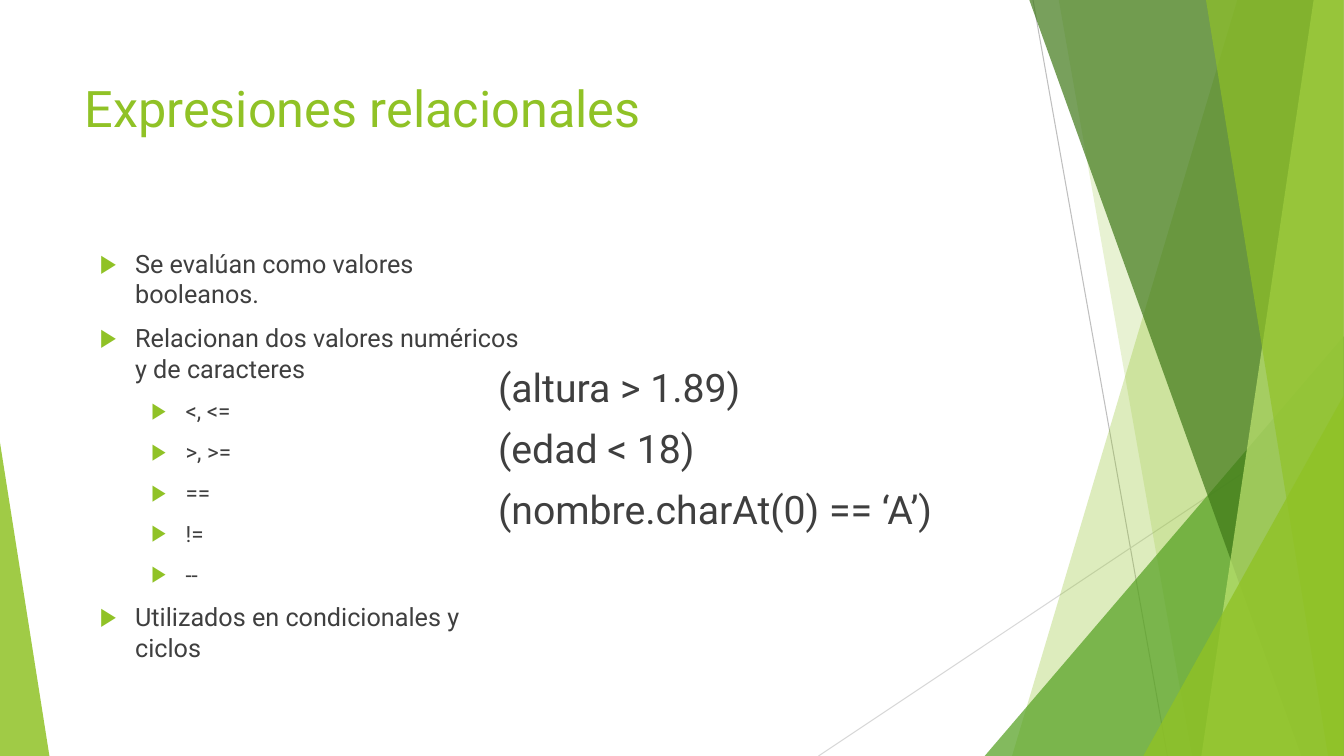
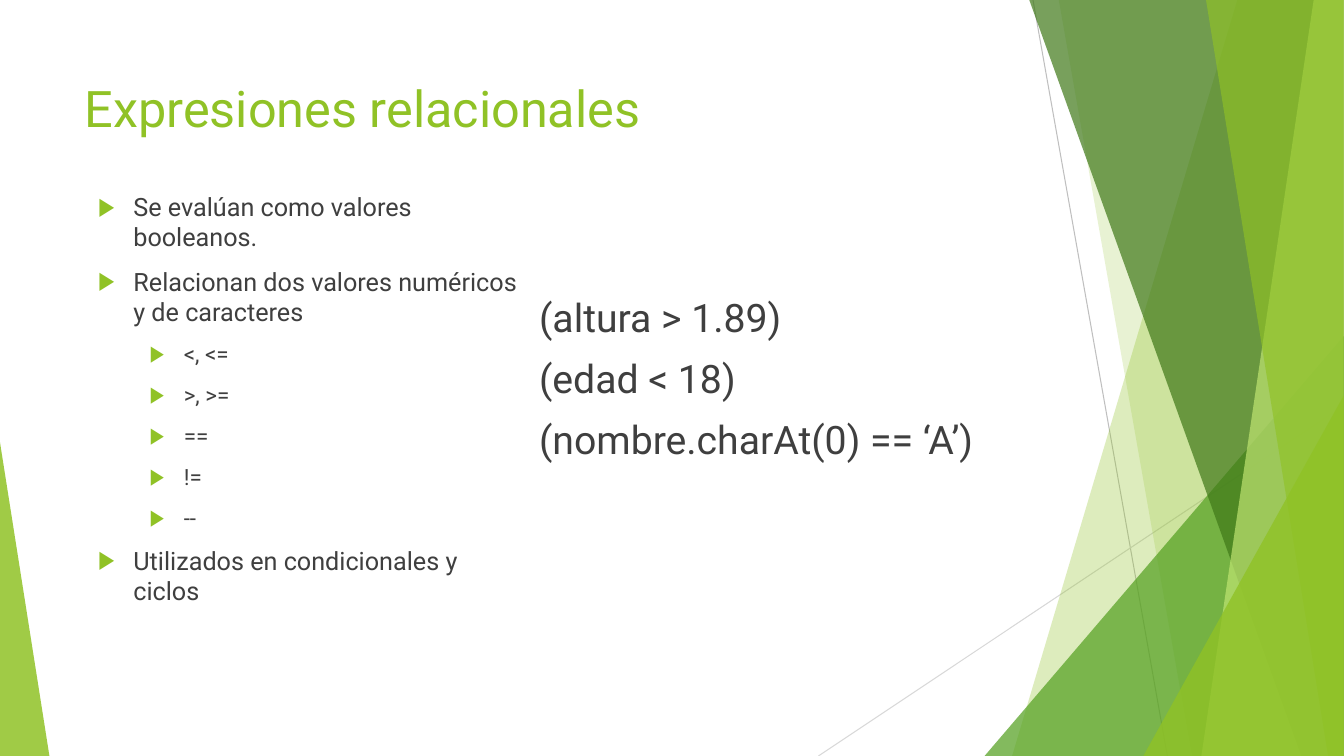
Before and after one commit to jomarnavarro/basicJava, a slide deck: slide 16 of slides/Selenium, module 2b.pptx (slide 15 before the commit). Drawn at 1344x756 pixels with LibreOffice and Linux fonts; fonts in the diff are those of the drawing. Boxes give left, top, right and bottom in pixels: in the first picture for what was removed or moved away, otherwise in the second. Text is boxed around its words. In the diff, an @@ line names an element or a change of style, - is before the commit and + after.

```diff
--- a/slides/Selenium, module 2b.pptx
+++ b/slides/Selenium, module 2b.pptx
@@ text "Se evalúan como valores booleanos.": place and size @@
-text "Se evalúan como valores booleanos." at [135, 254, 518, 658]
+text "Se evalúan como valores booleanos." at [133, 197, 516, 601]
@@ text "(altura > 1.89)": place and size @@
-text "(altura > 1.89)" at [498, 371, 932, 533]
+text "(altura > 1.89)" at [539, 301, 973, 463]
@@ line removed from (1344, 406) to (819, 756) @@
@@ freeform shape added at [819, 406, 1344, 756], outline #D8D8D8 0.74 pt @@
```
Also in this commit, not shown: 20 other slides changed, 2 slides added, 1 slide removed, 33 other files.
